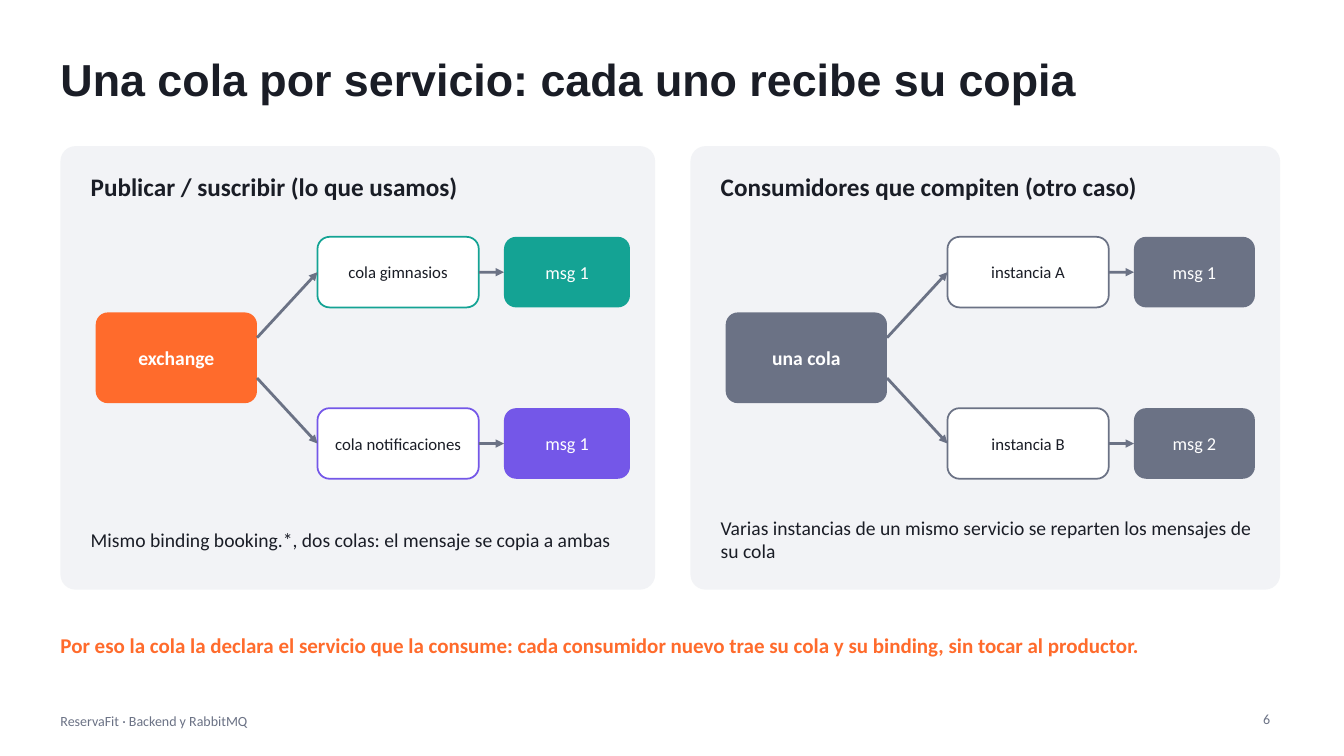
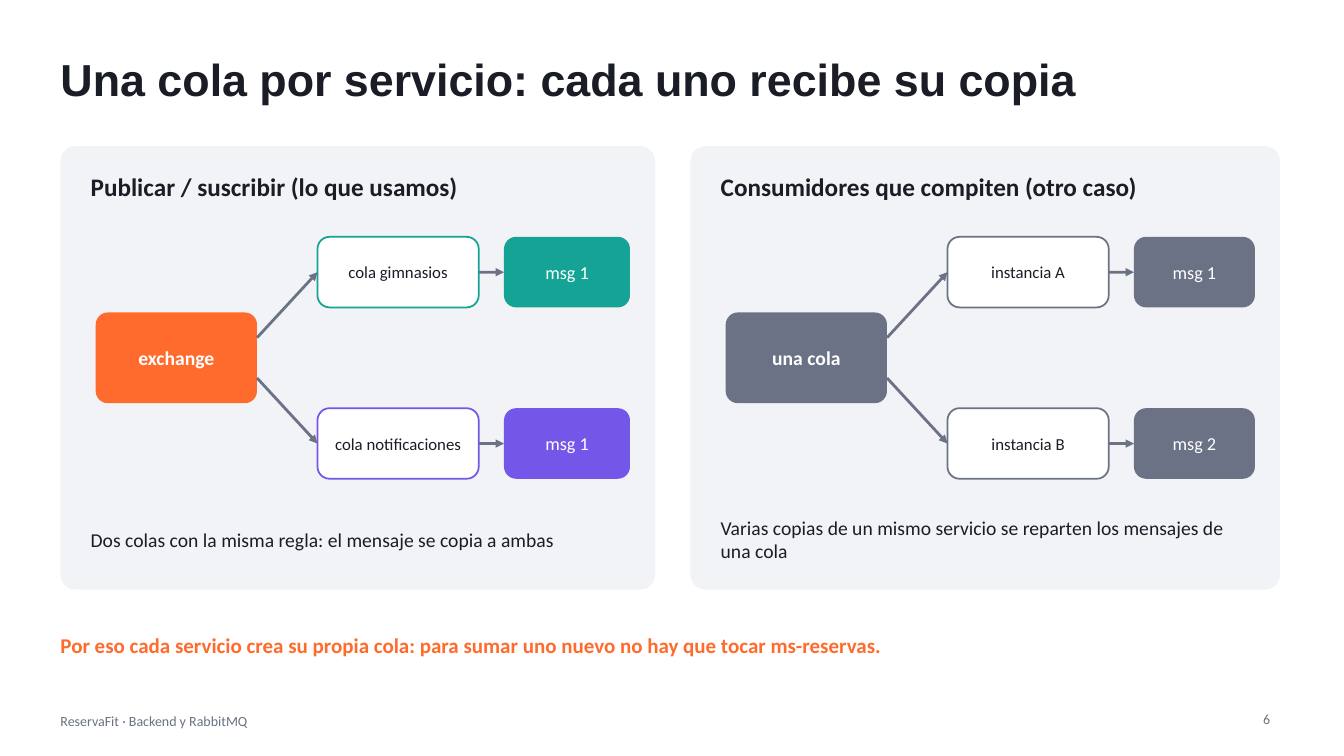
Before and after one commit to nxiiio/ReservaFit, a slide deck: slide 6 of docs/presentacion-backend-rabbitmq.pptx. Drawn at 1344x756 pixels with LibreOffice and Linux fonts; fonts in the diff are those of the drawing. Boxes give left, top, right and bottom in pixels: in the first picture for what was removed or moved away, otherwise in the second. Text is boxed around its words. In the diff, an @@ line names an element or a change of style, - is before the commit and + after.

```diff
--- a/docs/presentacion-backend-rabbitmq.pptx
+++ b/docs/presentacion-backend-rabbitmq.pptx
@@ text at (91, 533, 553, 551): text changed @@
-Mismo binding booking.*, dos colas: el mensaje se copia a ambas
+Dos colas con la misma regla: el mensaje se copia a ambas
@@ text at (721, 521, 1223, 558): text changed @@
-Varias instancias de un mismo servicio se reparten los mensajes de su cola
+Varias copias de un mismo servicio se reparten los mensajes de una cola
@@ text at (60, 638, 881, 657): text changed @@
-Por eso la cola la declara el servicio que la consume: cada consumidor nuevo trae su cola y su binding, sin tocar al productor.
+Por eso cada servicio crea su propia cola: para sumar uno nuevo no hay que tocar ms-reservas.
```
Also in this commit, not shown: 9 other slides changed, 3 slides added, 4 slides removed.
